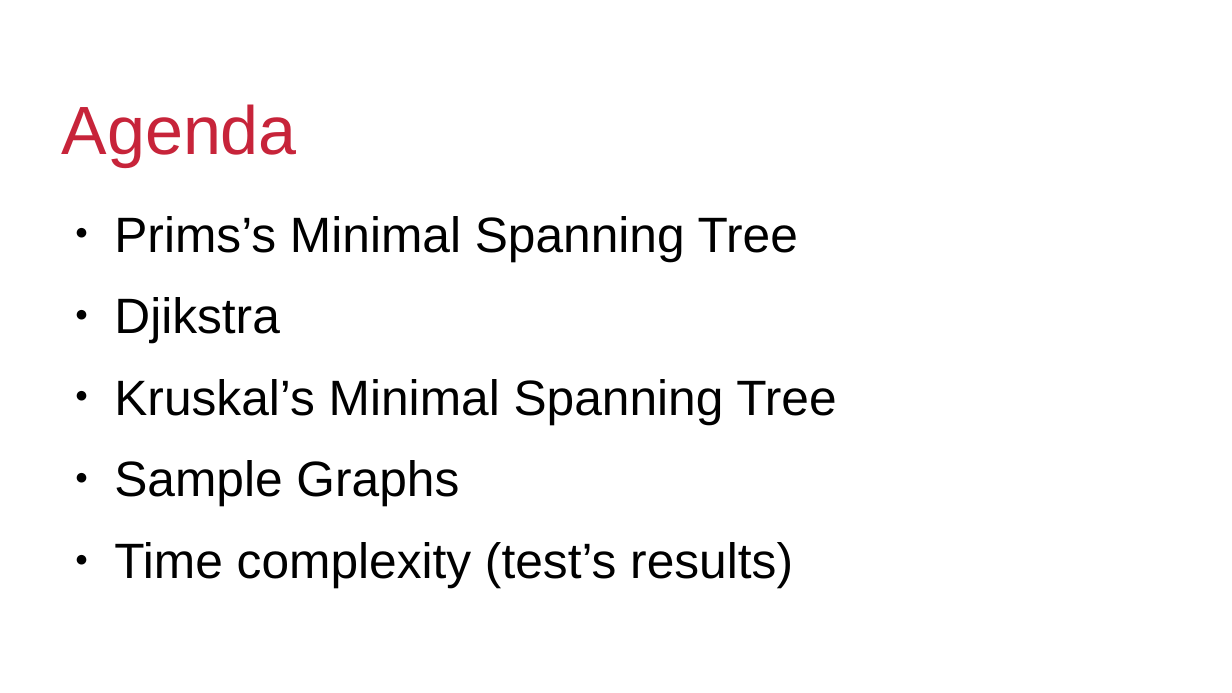
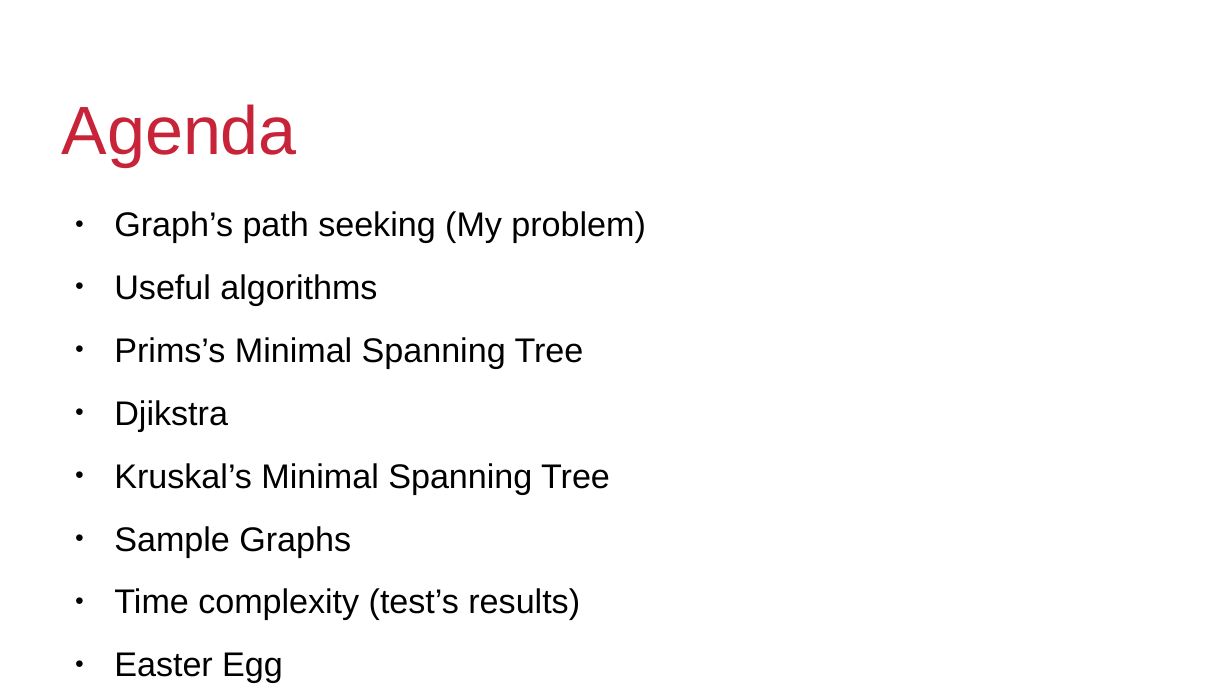
Before and after one commit to Siwwyy/3_Studying_Year, a slide deck: slide 2 of COMPLEXITY_OF_ALGORITHMS/3_Algorithms_Complexity/3_Algorithms_Complexity/Prezi.odp. Drawn at 1232x693 pixels with LibreOffice and Linux fonts; fonts in the diff are those of the drawing; background and template pictures are left out. Boxes give left, top, right and bottom in pixels: in the first picture for what was removed or moved away, otherwise in the second. Text is boxed around its words. In the diff, an @@ line names an element or a change of style, - is before the commit and + after.

```diff
--- a/COMPLEXITY_OF_ALGORITHMS/3_Algorithms_Complexity/3_Algorithms_Complexity/Prezi.odp
+++ b/COMPLEXITY_OF_ALGORITHMS/3_Algorithms_Complexity/3_Algorithms_Complexity/Prezi.odp
@@ text at [114,211,645,620]: paragraph added @@
+● Easter Egg
@@ text at [114,211,645,306]: paragraphs added @@
+● Graph’s path seeking (My problem)
+● Useful algorithms
@@ text at [114,337,610,620]: size 32 to 22 pt in "Prims’s Minimal Spanning Tree", "Djikstra", "Kruskal’s Minimal Spanning Tree", "Sample Graphs" and 1 more places @@
```
Also in this commit, not shown: 1 other slide changed, 4 slides added, 2 slides removed, 3 other files.
